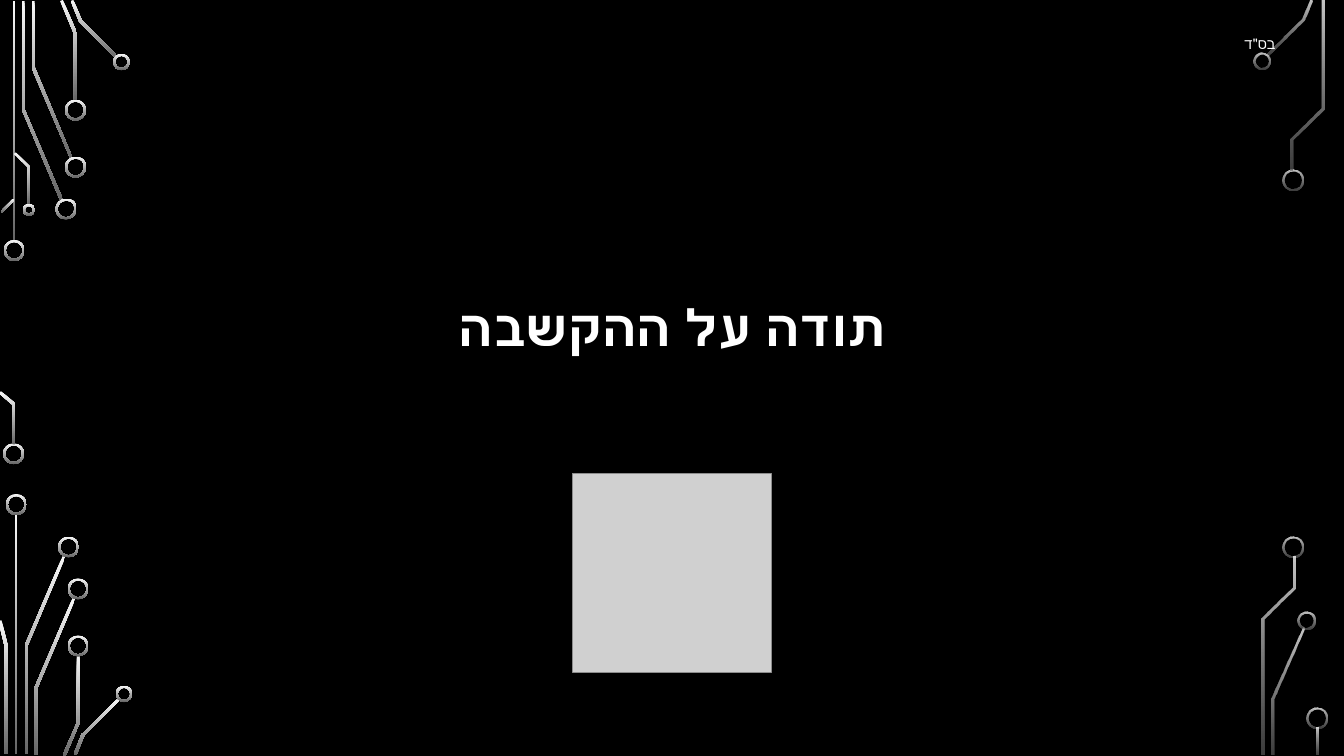
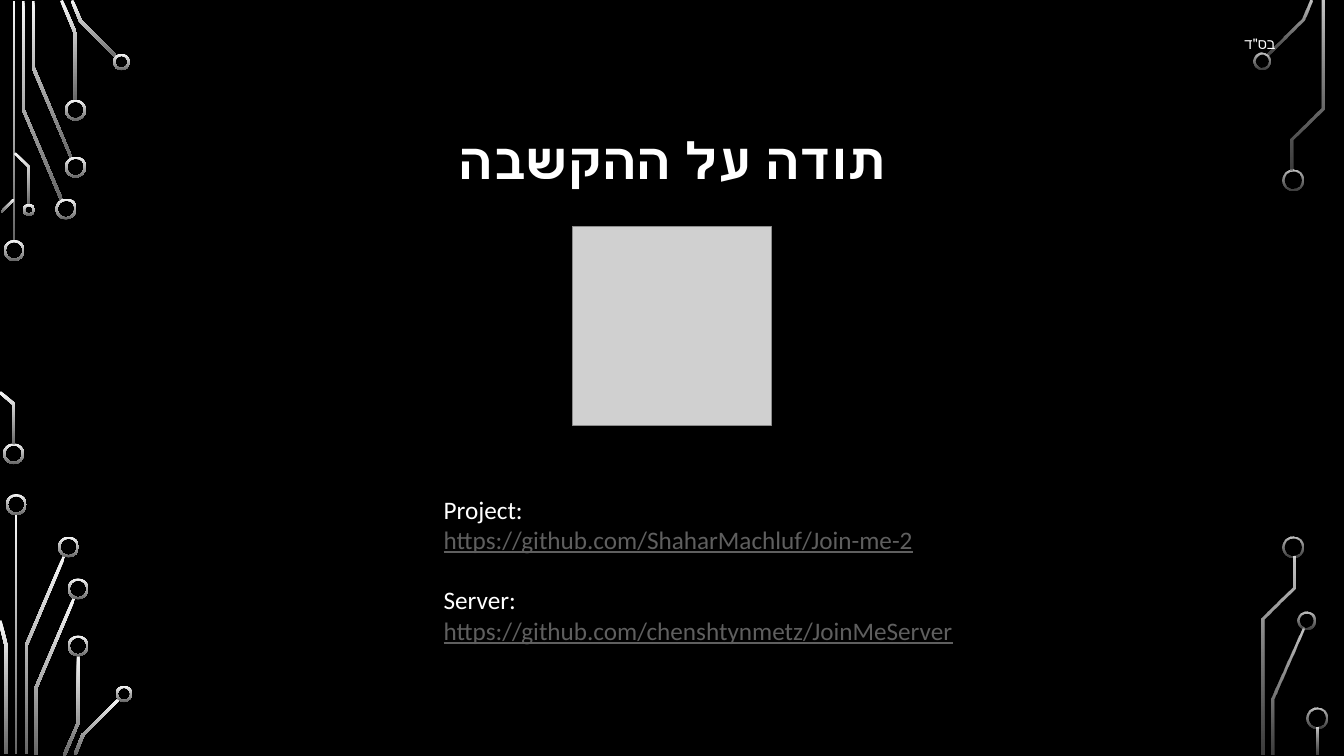
Before and after one commit to ShaharMachluf/Join-me-2, a slide deck: slide 15 of Presentation.pptx (slide 12 before the commit). Drawn at 1344x756 pixels with LibreOffice and Linux fonts; fonts in the diff are those of the drawing; grey boxes stand for pictures; background and template pictures are left out. Boxes give left, top, right and bottom in pixels: in the first picture for what was removed or moved away, otherwise in the second. Text is boxed around its words. In the diff, an @@ line names an element or a change of style, - is before the commit and + after.

```diff
--- a/Presentation.pptx
+++ b/Presentation.pptx
@@ title "תודה על ההקשבה": place and size @@
-title "תודה על ההקשבה" at (766, 315, 886, 346)
+title "תודה על ההקשבה" at (766, 148, 886, 179)
@@ picture: place and size @@
-picture at (573, 473, 771, 671)
+picture at (573, 227, 771, 425)
@@ text added at (444, 501, 953, 644), 18 pt, text #5F5F5F, underline @@
+Project:
+https://github.com/ShaharMachluf/Join-me-2
+Server: https://github.com/chenshtynmetz/JoinMeServer
```
Also in this commit, not shown: 5 other slides changed, 4 slides added, 1 slide removed.
